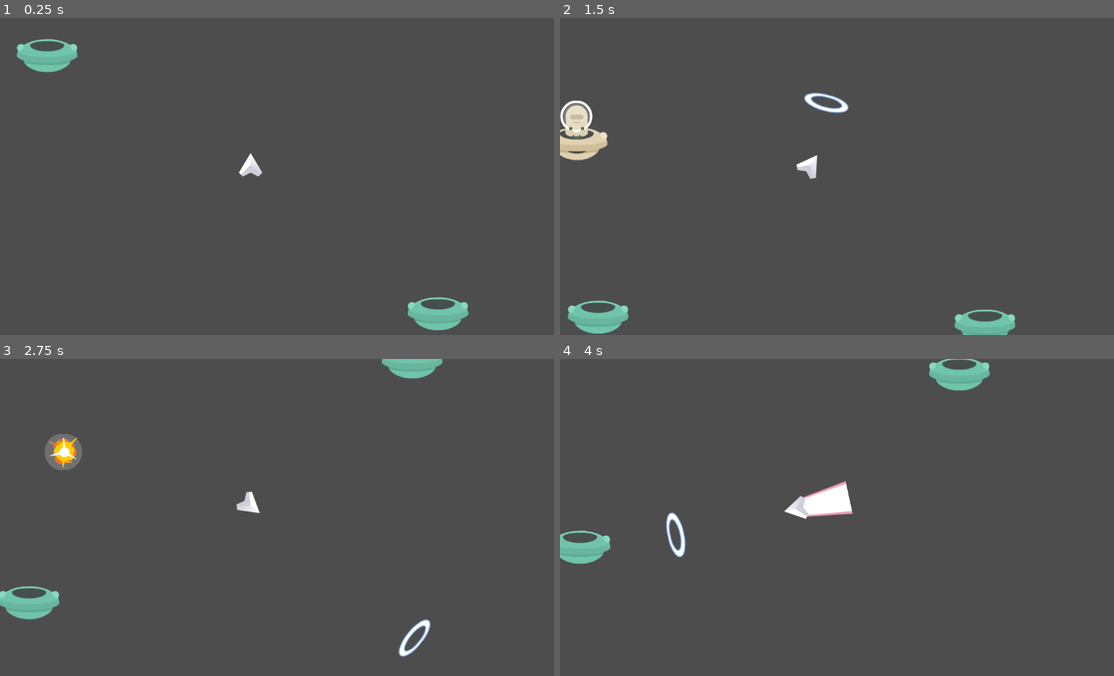
Above: before the commit, frames 1-4 (two rows, left to right).
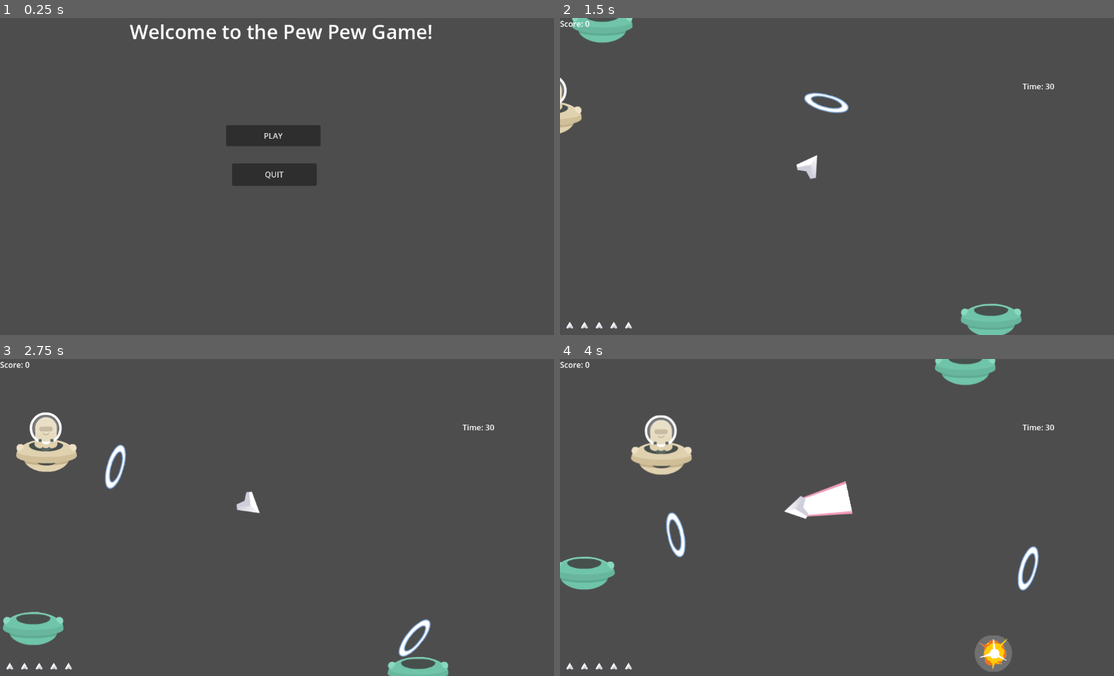
Above: after the commit, the same moments.

Repository: Pyshrub/Space-Shooter
Game: Godot game, scene res://UI/Main_menu.tscn
Same seed, same stepped clock (60 frames per second), same inputs: the game is played once before the commit and once after it. Before the commit the project starts from res://Player/game.tscn.
Inputs (mouse positions are in pixels of both pictures, inside the frame that each line leads up to):
- Up to frame 1 (0.25 s): no input
- Up to frame 2 (1.5 s): click (831, 135) at 0.5 s, where only the run after the commit has a clickable "PLAY"; tap Enter (ui_accept) at 1.25 s; move the mouse to (964, 160) at 1.27 s; hold D (Right) from 1.28 s (still down); tap Space (Shoot) at 1.35 s; click (964, 160) at 1.42 s
- Up to frame 3 (2.75 s): tap Enter (ui_accept) at 1.52, 2.27 s; move the mouse to (171, 533) at 2.02 s; release D (Right) at 2.03 s; hold Down (ui_down) from 2.03 s (still down); tap Space (Shoot) at 2.1 s
- Up to frame 4 (4 s): move the mouse to (897, 447) at 2.77 s; release Down (ui_down) at 2.78 s; hold D (Right) 2.78-3.53 s; tap Space (Shoot) at 2.85, 3.6 s; move the mouse to (814, 580) at 3.52 s; hold W (Forward) from 3.53 s (still down); click (814, 580) at 3.67 s; tap Enter (ui_accept) at 3.77 s

The runs differ from the first frame. In frame 1, 4.7% of the frame differs, in the area x 2-85%, y 2-99%; in frame 2, 3.1%; in frame 3, 4.2%; in frame 4, 4.1%.

Commit message:
km
dwf

Diff:
--- a/space/Asteroid.gd
+++ b/space/Asteroid.gd
@@ -1,14 +1,16 @@
 extends CharacterBody2D
 var health = 10
 var initial_speed = 100
+
 func _ready():
 	velocity = Vector2(0,randf()*initial_speed).rotated(randf()*2*PI)
 
 func _physics_process(delta):
 	move_and_slide()
-	position.x = wrapf(position.x, 0, 1152)
-	position.y = wrapf(position.y, 0, 648)
+	position.x = wrapf(position.x, 0, Global.VP.x)
+	position.y = wrapf(position.y, 0, Global.VP.y)
 func damage(d):
 	health -= d
 	if health <= 0:
+		Global.update_score(100)
 		queue_free()
--- a/space/Enemy/Enemy.gd
+++ b/space/Enemy/Enemy.gd
@@ -32,12 +32,13 @@
 		var bullet = Bullet.instantiate()
 		var d = global_position.angle_to_point(Player.global_position) + PI/2
 		bullet.rotation = d
-		bullet.position = global_position + Vector2(0, -40).rotated(d)
+		bullet.position = global_position + Vector2(0, -70).rotated(d)
 		Effects.add_child(bullet)
 
 func damage(d):
 	health -= d
 	if health <= 0:
+		Global.update_score(500)
 		queue_free()
 func _on_area_2d_body_entered(body):
 	if body.name == "Player":
--- a/space/Player/Player.gd
+++ b/space/Player/Player.gd
@@ -8,9 +8,12 @@
 var Explosion = load("res://Effects/explosion.tscn")
 var health = 10
 var Effects = null
+
 func damage(d):
 	health -= d
+	print(health)
 	if health <= 0:
+		Global.update_lives(-1)
 		Effects = get_node_or_null("/root/Game/Effects")
 		if Effects != null:
 			var explosion = Explosion.instantiate()
@@ -47,4 +50,7 @@
 
 
 func _on_area_2d_body_entered(body):
-	pass # Replace with function body.
+	if body.name == "Player":
+		pass
+	else:
+		damage(100)
--- a/space/Player/game.tscn
+++ b/space/Player/game.tscn
@@ -1,8 +1,13 @@
-[gd_scene load_steps=4 format=3 uid="uid://bups1bj2v5ut1"]
+[gd_scene load_steps=7 format=3 uid="uid://bups1bj2v5ut1"]
 
 [ext_resource type="PackedScene" uid="uid://bnsmhdk00otng" path="res://Enemy/enemy.tscn" id="2_bcs8l"]
 [ext_resource type="PackedScene" uid="uid://begrobv5nlucd" path="res://Asteroid/asteroid.tscn" id="3_go1f5"]
 [ext_resource type="Script" path="res://Player/Player_Container.gd" id="3_y4sy3"]
+[ext_resource type="Script" path="res://UI/HUD.gd" id="4_hk7cv"]
+[ext_resource type="Script" path="res://UI/Menu.gd" id="5_y08n1"]
+
+[sub_resource type="LabelSettings" id="LabelSettings_hvjfv"]
+font_size = 50
 
 [node name="Game" type="Node2D"]
 
@@ -22,3 +27,73 @@
 
 [node name="Player_Container" type="Node2D" parent="."]
 script = ExtResource("3_y4sy3")
+
+[node name="UI" type="CanvasLayer" parent="."]
+
+[node name="HUD" type="Control" parent="UI"]
+layout_mode = 3
+anchors_preset = 0
+offset_right = 40.0
+offset_bottom = 40.0
+script = ExtResource("4_hk7cv")
+
+[node name="Score" type="Label" parent="UI/HUD"]
+layout_mode = 0
+offset_right = 136.0
+offset_bottom = 52.0
+
+[node name="Time" type="Label" parent="UI/HUD"]
+layout_mode = 0
+offset_left = 945.0
+offset_top = 128.0
+offset_right = 1154.0
+offset_bottom = 183.0
+
+[node name="Indicator_Container" type="Control" parent="UI/HUD"]
+anchors_preset = 0
+offset_right = 40.0
+offset_bottom = 40.0
+
+[node name="Timer" type="Timer" parent="UI/HUD"]
+autostart = true
+
+[node name="PMenu" type="Control" parent="UI"]
+visible = false
+layout_mode = 3
+anchors_preset = 0
+offset_right = 40.0
+offset_bottom = 40.0
+script = ExtResource("5_y08n1")
+
+[node name="ColorRect" type="ColorRect" parent="UI/PMenu"]
+layout_mode = 0
+offset_right = 1155.0
+offset_bottom = 653.0
+color = Color(0, 0, 0, 0.501961)
+
+[node name="Label" type="Label" parent="UI/PMenu"]
+layout_mode = 0
+offset_left = 458.0
+offset_top = 129.0
+offset_right = 745.0
+offset_bottom = 205.0
+text = "Paused..."
+label_settings = SubResource("LabelSettings_hvjfv")
+
+[node name="Quit" type="Button" parent="UI/PMenu"]
+offset_left = 511.0
+offset_top = 298.0
+offset_right = 599.0
+offset_bottom = 334.0
+text = "Give Up"
+
+[node name="reset" type="Button" parent="UI/PMenu"]
+layout_mode = 0
+offset_left = 504.0
+offset_top = 232.0
+offset_right = 596.0
+offset_bottom = 277.0
+
+[connection signal="timeout" from="UI/HUD/Timer" to="UI/HUD" method="_on_timer_timeout"]
+[connection signal="pressed" from="UI/PMenu/Quit" to="UI/PMenu" method="_on_quit_pressed"]
+[connection signal="pressed" from="UI/PMenu/reset" to="UI/PMenu" method="_on_reset_pressed"]
--- /dev/null
+++ b/space/UI/End_Game.gd
@@ -0,0 +1,19 @@
+extends Control
+
+
+# Called when the node enters the scene tree for the first time.
+func _ready():
+	$Score.txt = "Thanks for playing! Your score was "+ str(Global.score) +"!"
+
+
+# Called every frame. 'delta' is the elapsed time since the previous frame.
+func _process(delta):
+	pass
+
+
+func _on_button_2_pressed():
+	get_tree().quit()
+
+
+func _on_button_pressed():
+	get_tree().change_scene_to_file("res://Player/game.tscn")
--- /dev/null
+++ b/space/UI/HUD.gd
@@ -0,0 +1,31 @@
+extends Control
+var lives_pos = Vector2.ZERO
+var lives_index = 30
+var Indicator = load("res://UI/Indicator.tscn")
+
+func _ready():
+	lives_pos.x = 20
+	lives_pos.y = Global.VP.y - 20
+	update_score()
+	update_time()
+	update_lives()
+
+func update_score():
+	$Score.text = "Score: " + str(Global.score)
+
+func update_time():
+	$Time.text = "Time: " + str(Global.time)
+
+func update_lives():
+	for child in $Indicator_Container.get_children():
+		child.queue_free()
+	for i in range(Global.lives):
+		var indicator = Indicator.instantiate()
+		indicator.position = lives_pos + Vector2(lives_index*i, 0)
+		$Indicator_Container.add_child(indicator)
+
+func _on_Timer_timeout():
+	Global.time -= 1
+	update_time()
+	if Global.time <= 0:
+		get_tree().change_scene_to_file("res://UI/End_Game.tscn")
--- /dev/null
+++ b/space/UI/Main_menu.tscn
@@ -0,0 +1,65 @@
+[gd_scene load_steps=4 format=3 uid="uid://bl0o74rg38ayk"]
+
+[sub_resource type="GDScript" id="GDScript_23hk1"]
+script/source = "extends Control
+
+
+# Called when the node enters the scene tree for the first time.
+func _ready():
+	pass # Replace with function body.
+
+
+# Called every frame. 'delta' is the elapsed time since the previous frame.
+func _process(delta):
+	pass
+
+
+func _on_button_pressed():
+	get_tree().change_scene_to_file(\"res://Player/game.tscn\")
+
+
+func _on_button_2_pressed():
+	get_tree().quit()
+"
+
+[sub_resource type="LabelSettings" id="LabelSettings_psggh"]
+font_size = 40
+
+[sub_resource type="Theme" id="Theme_86n3t"]
+
+[node name="Menu" type="Control"]
+layout_mode = 3
+anchors_preset = 15
+anchor_right = 1.0
+anchor_bottom = 1.0
+grow_horizontal = 2
+grow_vertical = 2
+script = SubResource("GDScript_23hk1")
+
+[node name="Label" type="Label" parent="."]
+layout_mode = 0
+offset_right = 1150.0
+offset_bottom = 176.0
+text = "Welcome to the Pew Pew Game!"
+label_settings = SubResource("LabelSettings_psggh")
+horizontal_alignment = 1
+
+[node name="Button" type="Button" parent="."]
+layout_mode = 0
+offset_left = 462.0
+offset_top = 219.0
+offset_right = 655.0
+offset_bottom = 262.0
+theme = SubResource("Theme_86n3t")
+text = "PLAY"
+
+[node name="Button2" type="Button" parent="."]
+layout_mode = 0
+offset_left = 474.0
+offset_top = 297.0
+offset_right = 647.0
+offset_bottom = 343.0
+text = "QUIT"
+
+[connection signal="pressed" from="Button" to="." method="_on_button_pressed"]
+[connection signal="pressed" from="Button2" to="." method="_on_button_2_pressed"]
--- /dev/null
+++ b/space/UI/Menu.gd
@@ -0,0 +1,14 @@
+extends Control
+
+
+
+
+
+
+func _on_quit_pressed():
+	get_tree().quit()
+
+
+func _on_reset_pressed():
+	Global.reset()
+	get_tree().change_scene_to_file("res://Game.tscn")
--- /dev/null
+++ b/space/UI/end_game.tscn
@@ -0,0 +1,48 @@
+[gd_scene load_steps=3 format=3 uid="uid://b1jh4yv1qi1nf"]
+
+[ext_resource type="Script" path="res://UI/End_Game.gd" id="1_he17a"]
+
+[sub_resource type="LabelSettings" id="LabelSettings_cj3lb"]
+font_size = 40
+
+[node name="End_Game" type="Control"]
+layout_mode = 3
+anchors_preset = 15
+anchor_right = 1.0
+anchor_bottom = 1.0
+grow_horizontal = 2
+grow_vertical = 2
+script = ExtResource("1_he17a")
+
+[node name="End_Screen" type="Label" parent="."]
+layout_mode = 0
+offset_right = 1153.0
+offset_bottom = 111.0
+text = "Game Over"
+label_settings = SubResource("LabelSettings_cj3lb")
+horizontal_alignment = 1
+
+[node name="Button" type="Button" parent="."]
+layout_mode = 0
+offset_left = 484.0
+offset_top = 221.0
+offset_right = 688.0
+offset_bottom = 260.0
+text = "Play Again?"
+
+[node name="Button2" type="Button" parent="."]
+offset_left = 487.0
+offset_top = 301.0
+offset_right = 691.0
+offset_bottom = 340.0
+text = "Quit"
+
+[node name="Score" type="Label" parent="."]
+layout_mode = 0
+offset_left = 512.0
+offset_top = 92.0
+offset_right = 646.0
+offset_bottom = 132.0
+
+[connection signal="pressed" from="Button" to="." method="_on_button_pressed"]
+[connection signal="pressed" from="Button2" to="." method="_on_button_2_pressed"]
--- /dev/null
+++ b/space/UI/indicator.tscn
@@ -0,0 +1,10 @@
+[gd_scene load_steps=2 format=3 uid="uid://vfyovsekoui6"]
+
+[ext_resource type="Texture2D" uid="uid://bxebiialxwdk5" path="res://Assets/Player.png" id="1_ig117"]
+
+[node name="Indicator" type="Node2D"]
+position = Vector2(96, 51)
+
+[node name="Sprite2D" type="Sprite2D" parent="."]
+scale = Vector2(0.3, 0.3)
+texture = ExtResource("1_ig117")
--- a/space/global.gd
+++ b/space/global.gd
@@ -1,9 +1,57 @@
 extends Node
 
+var VP = Vector2.ZERO
 
-# Called when the node enters the scene tree for the first time.
-func _process(delta):
-	if Input.is_action_pressed("menu"):
-		get_tree().quit()
+var score = 0
+var time = 0
+var lives = 0
+
 func _ready():
+	process_mode = Node.PROCESS_MODE_ALWAYS
 	randomize()
+	VP = get_viewport().size
+	var _signal = get_tree().get_root().size_changed.connect(_resize)
+	reset()
+
+func _resize():
+	VP = get_viewport().size
+
+func reset():
+	get_tree().paused = false
+	score = 0
+	time = 30
+	lives = 5
+
+func update_score(s):
+	score += s
+	var hud = get_node_or_null("/root/Game/UI/HUD")
+	if hud != null:
+		hud.update_score()
+
+func update_lives(l):
+	lives += l
+	var hud = get_node_or_null("/root/Game/UI/HUD")
+	if hud != null:
+		hud.update_lives()
+	if lives <= 0:
+		get_tree().change_scene_to_file("res://UI/End_Game.tscn")
+
+func _physics_process(_delta):
+	var Asteroid_Container = get_node_or_null("/root/Game/Asteroid_Container")
+	var Enemy_Container = get_node_or_null("/root/Game/Enemy_Container")
+	if Asteroid_Container != null and Enemy_Container != null:
+		if Asteroid_Container.get_child_count() == 0 and Enemy_Container.get_child_count() == 0:
+			get_tree().change_scene_to_file("res://UI/End_Game.tscn")
+
+func _unhandled_input(event):
+	if event.is_action_pressed("menu"):
+		var Menu = get_node_or_null("/root/Game/UI/PMenu")
+		if Menu == null:
+			get_tree().quit()
+		else:
+			if Menu.visible:
+				get_tree().paused = false
+				Menu.hide()
+			else:
+				get_tree().paused = true
+				Menu.show()
--- a/space/player.tscn
+++ b/space/player.tscn
@@ -10,3 +10,6 @@
 
 [node name="Sprite2D" type="Sprite2D" parent="."]
 texture = ExtResource("2_4o78y")
+
+[node name="CollisionPolygon2D" type="CollisionPolygon2D" parent="."]
+polygon = PackedVector2Array(5, -25.2, 5, -22.5, 28.3, 17, 27.2, 19, 25.9, 19, 17.9, 28, 13.6, 28, -0.700001, 21.7, -19, 29, -19, 25.9, -28, 17.9, -28, 14.4, -3, -25.6, -3, -29.2)
--- a/space/project.godot
+++ b/space/project.godot
@@ -11,7 +11,7 @@
 [application]
 
 config/name="ShipShooter"
-run/main_scene="res://Player/game.tscn"
+run/main_scene="res://UI/Main_menu.tscn"
 config/features=PackedStringArray("4.1", "Forward Plus")
 config/icon="res://icon.svg"
 
